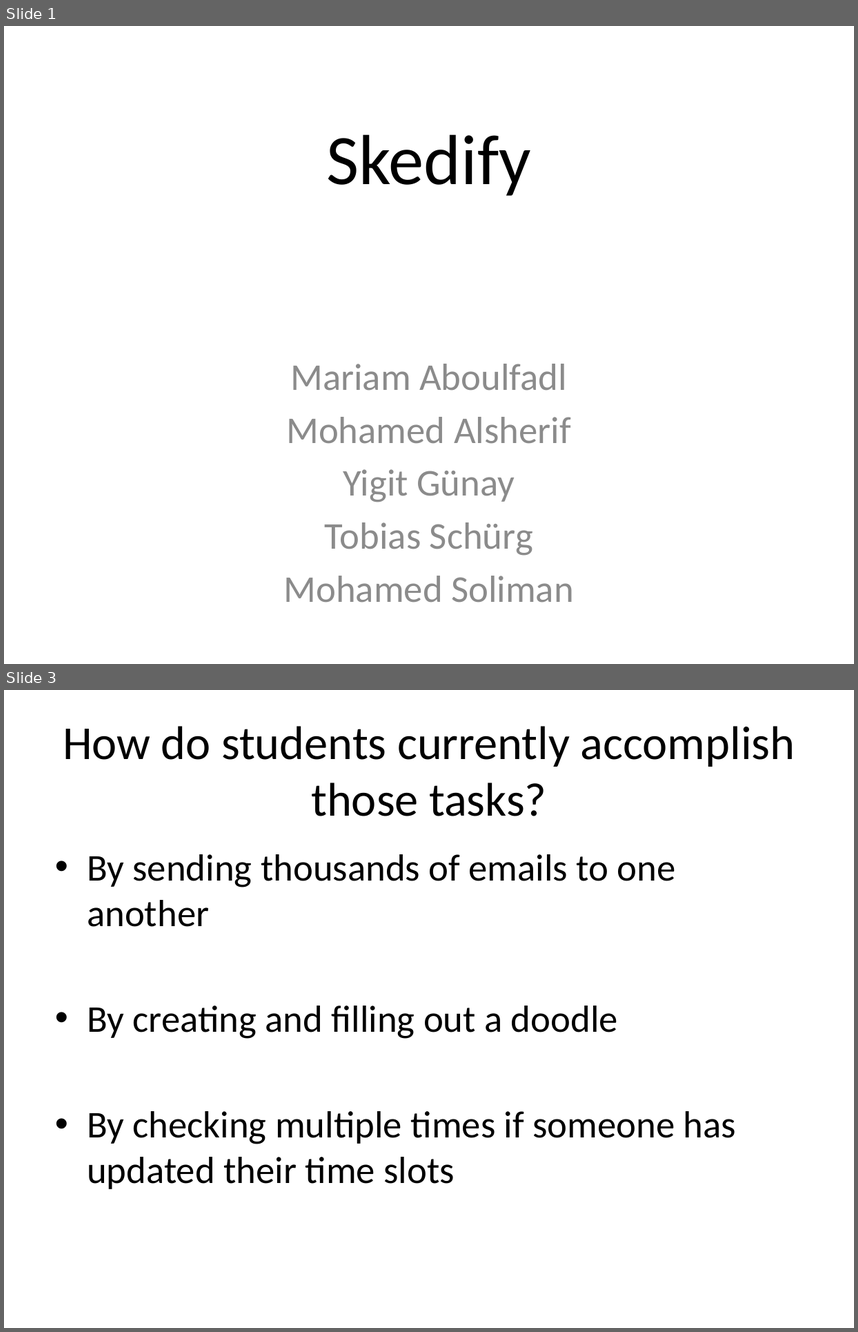
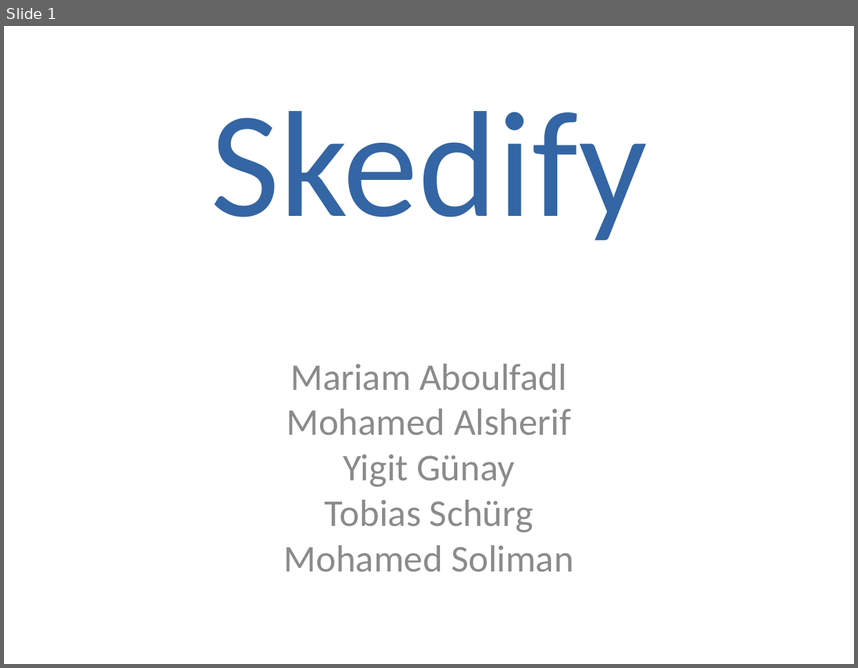
Before and after one commit to mremad/RWTH-iPhone-Project, a slide deck: Presentation.pptx. Shown one above the other, each under a label of ours: slides 1 and 3 before the commit, slide 1 after it; the slides between them are not shown. The pictures are 858x1332 and 858x668 pixels, drawn with LibreOffice and Linux fonts; fonts in the diff are those of the drawing. Boxes give left, top, right and bottom in pixels: in the first picture for what was removed or moved away, otherwise in the second. Text is boxed around its words. In the diff, an @@ line names an element or a change of style, - is before the commit and + after.

```diff
--- a/Presentation.pptx
+++ b/Presentation.pptx
@@ slide 3 removed at [4,690,854,1328], background #FFFFFF @@
@@ title removed at [63,726,795,816] @@
-How do students currently accomplish those tasks?
@@ text removed at [87,854,736,1189] @@
-• By sending thousands of emails to one another
-• By creating and filling out a doodle
-• By checking multiple times if someone has updated their time slots
@@ slide 1 changed as well @@
@@ text "Skedify" at [210,111,647,241]: size 60 to 127.8 pt, text colour #000000 to #3465A4 @@
@@ text "Mariam Aboulfadl" at [283,363,574,572]: text colour #8C8C8C to #8B8B8B; less space between paragraphs @@
```
Also in this commit, not shown: 1 other slide changed, 3 slides added, 2 other slides removed, 1 other file.
